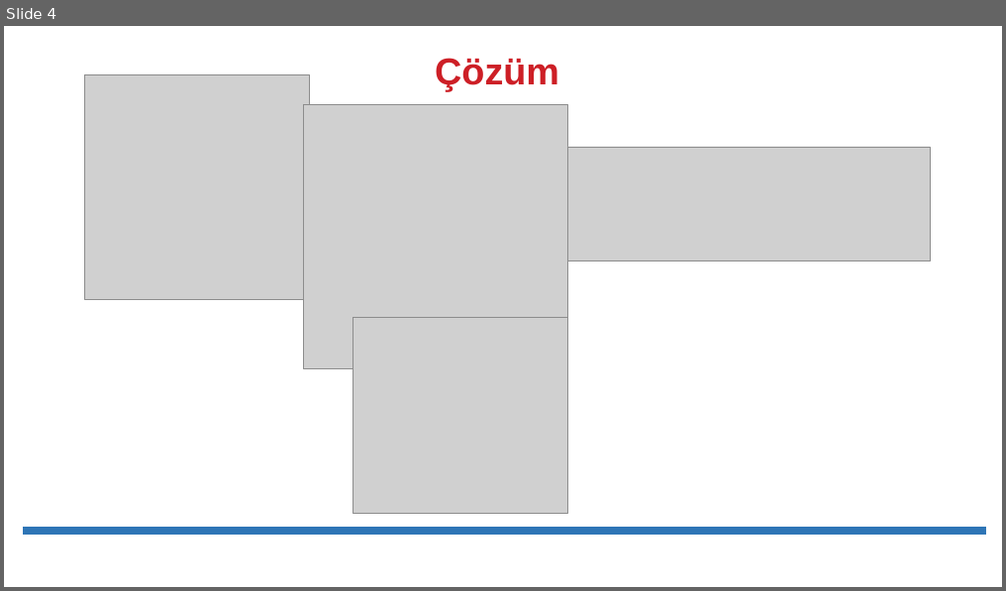
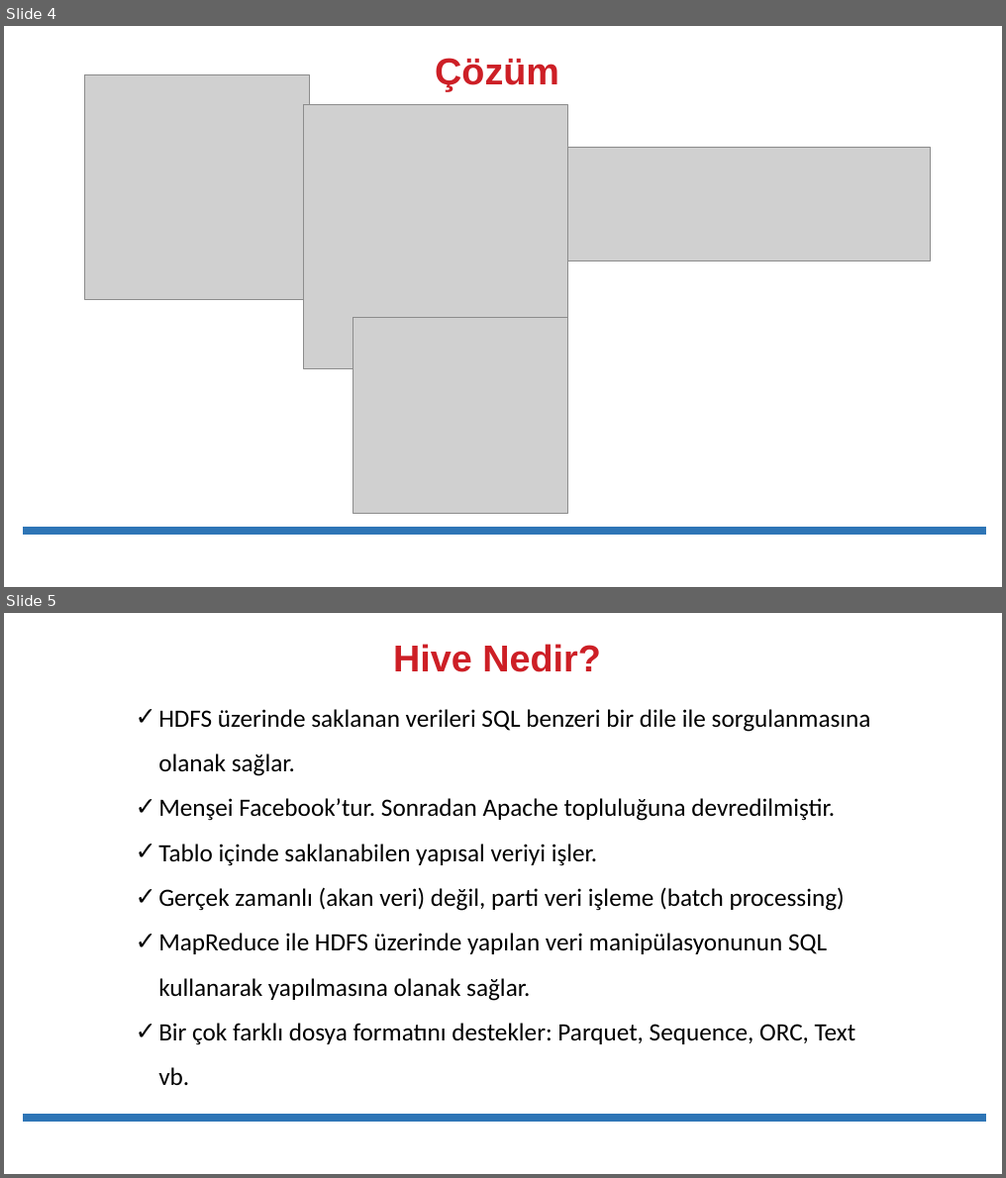
Before and after one commit to erkansirin78/hadoop-spark-for-developers, a slide deck: 07_Apache_Hive_ve_Uygulamalari/01_Apache_Hive_Teori.pptx. Shown one above the other, each under a label of ours: slide 4 before the commit, slides 4 and 5 after it. The pictures are 1006x591 and 1006x1178 pixels, drawn with LibreOffice and Linux fonts; fonts in the diff are those of the drawing; grey boxes stand for pictures. Boxes give left, top, right and bottom in pixels: in the first picture for what was removed or moved away, otherwise in the second. Text is boxed around its words. In the diff, an @@ line names an element or a change of style, - is before the commit and + after.

```diff
--- a/07_Apache_Hive_ve_Uygulamalari/01_Apache_Hive_Teori.pptx
+++ b/07_Apache_Hive_ve_Uygulamalari/01_Apache_Hive_Teori.pptx
@@ slide 5 added at (4, 613, 1002, 1174), background #FFFFFF @@
@@ title added at (393, 644, 601, 672), 36 pt, text #CD1F26, bold @@
+Hive Nedir?
@@ text added at (158, 709, 871, 1085), 24 pt, text #000000 @@
+✓ HDFS üzerinde saklanan verileri SQL benzeri bir dile ile sorgulanmasına olanak sağlar.
+✓ Menşei Facebook’tur. Sonradan Apache topluluğuna devredilmiştir.
+✓ Tablo içinde saklanabilen yapısal veriyi işler.
+✓ Gerçek zamanlı (akan veri) değil, parti veri işleme (batch processing)
+✓ MapReduce ile HDFS üzerinde yapılan veri manipülasyonunun SQL kullanarak yapılmasına olanak sağlar.
+✓ Bir çok farklı dosya formatını destekler: Parquet, Sequence, ORC, Text vb.
@@ line added from (23, 1118) to (986, 1118), #2E75B6 8 pt @@
```
Also in this commit, not shown: 6 slides changed, 1 other slide added, 29 other files.
